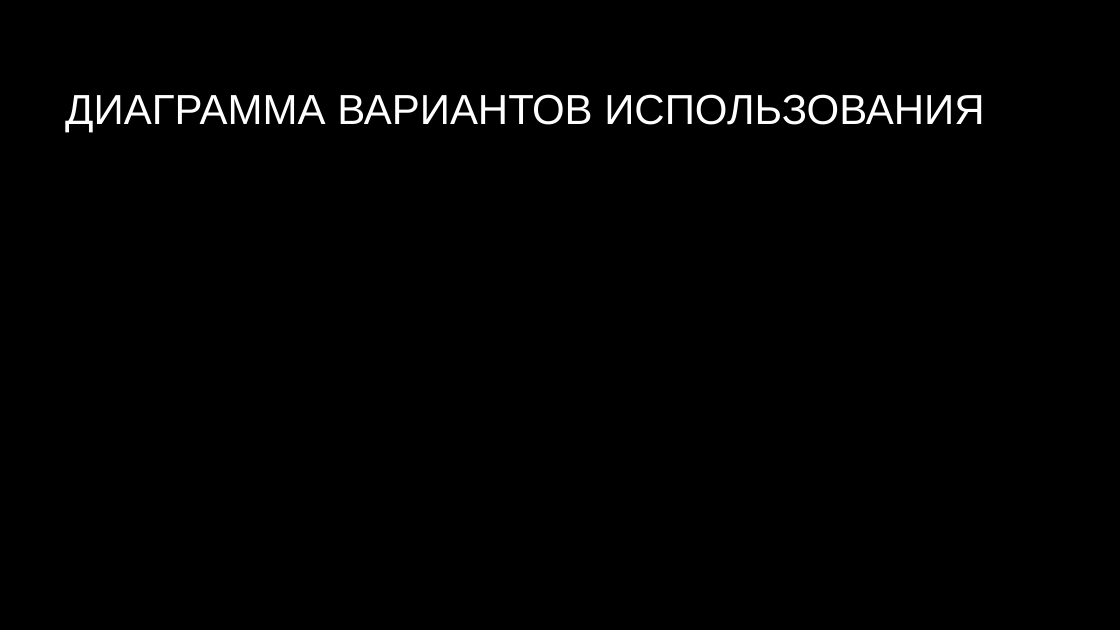
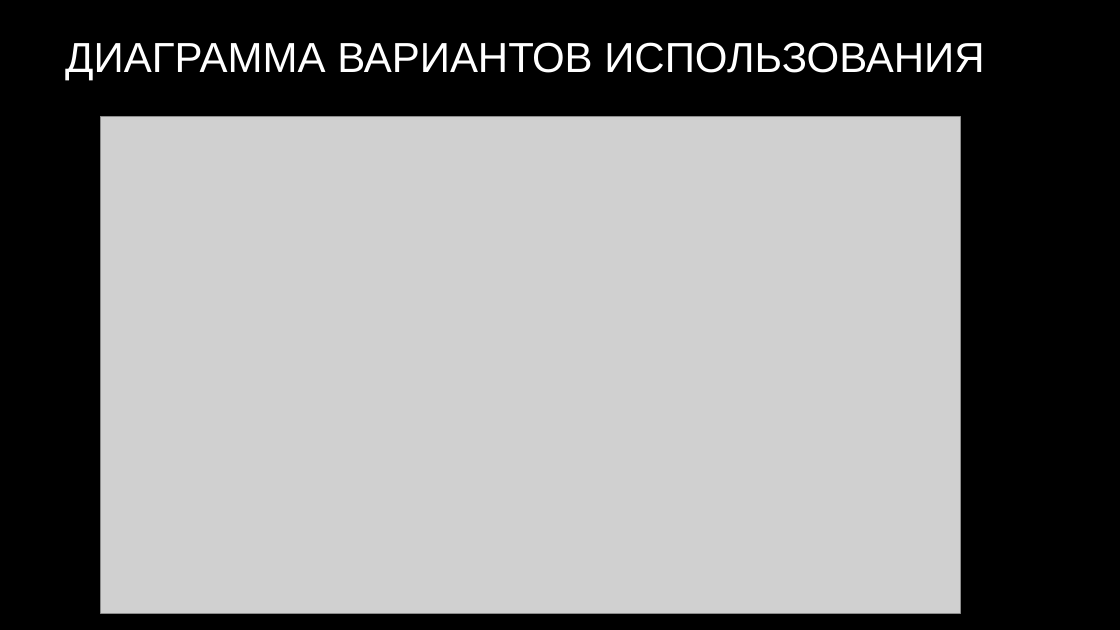
Before and after one commit to APET138/ISPP-5, a slide deck: slide 5 of Охрана квартир.pptx. Drawn at 1120x630 pixels with LibreOffice and Linux fonts; fonts in the diff are those of the drawing; grey boxes stand for pictures; background and template pictures are left out. Boxes give left, top, right and bottom in pixels: in the first picture for what was removed or moved away, otherwise in the second. Text is boxed around its words. In the diff, an @@ line names an element or a change of style, - is before the commit and + after.

```diff
--- a/Охрана квартир.pptx
+++ b/Охрана квартир.pptx
@@ title "ДИАГРАММА ВАРИАНТОВ ИСПОЛЬЗОВАНИЯ": place and size @@
-title "ДИАГРАММА ВАРИАНТОВ ИСПОЛЬЗОВАНИЯ" at box(65, 94, 984, 133)
+title "ДИАГРАММА ВАРИАНТОВ ИСПОЛЬЗОВАНИЯ" at box(65, 42, 984, 81)
@@ picture added at box(101, 117, 960, 613) @@
```
Also in this commit, not shown: 6 other slides changed, 8 slides added, 2 slides removed, 2 other files.
